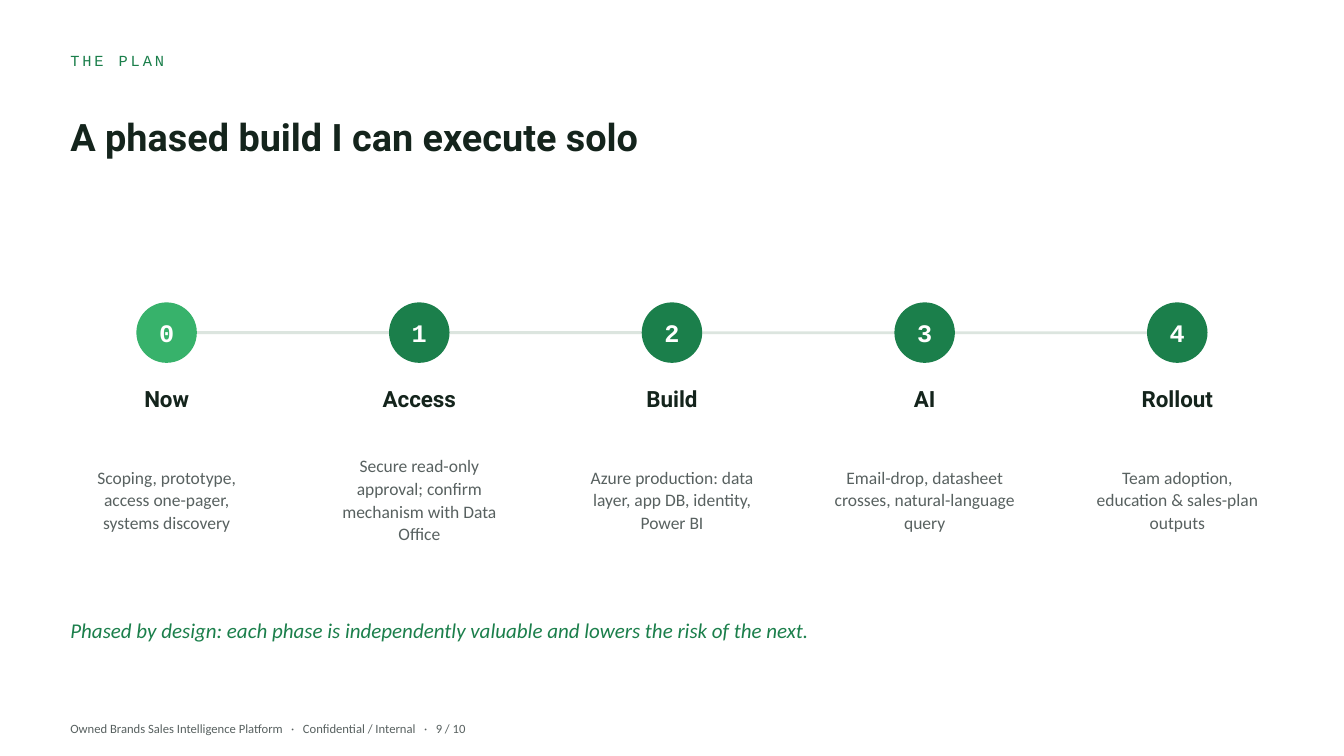
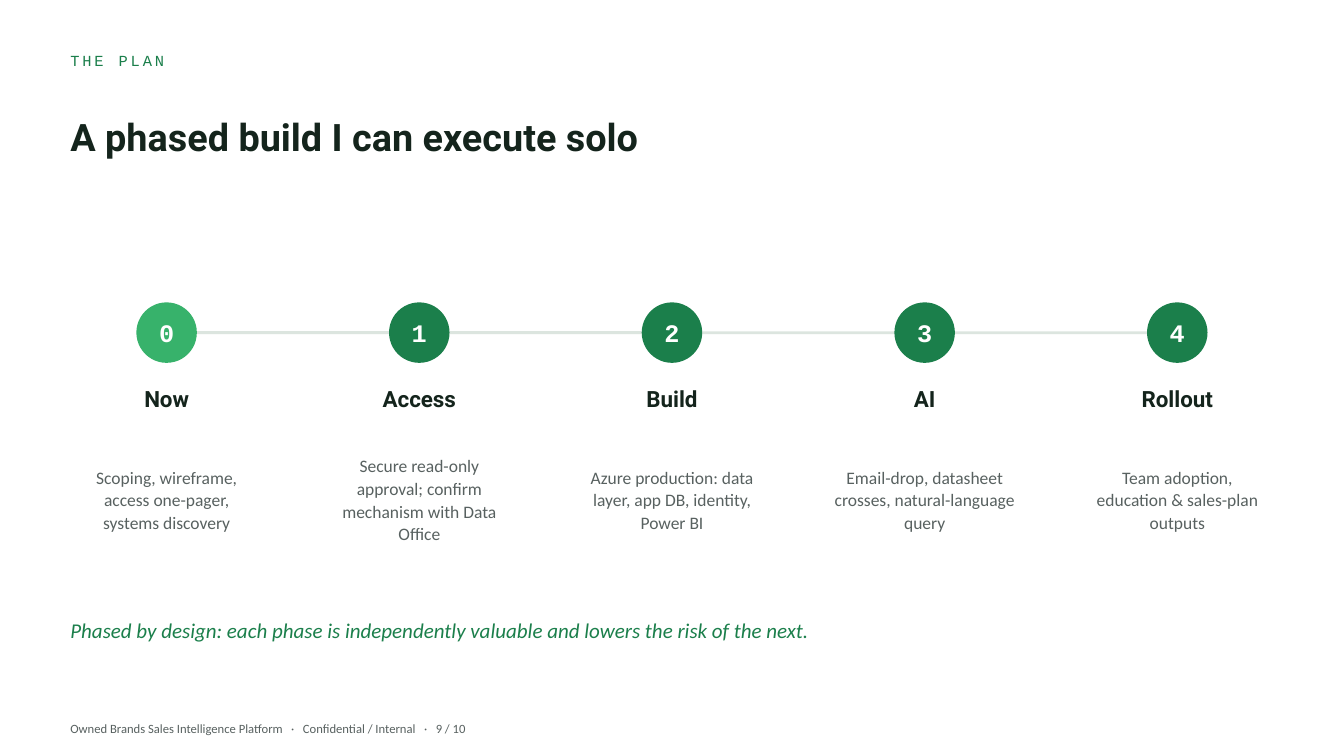
Before and after one commit to JGAVEN/OB_Dataverse, a slide deck: slide 9 of Board pitch/Owned_Brands_Board_Deck.pptx. Drawn at 1344x756 pixels with LibreOffice and Linux fonts; fonts in the diff are those of the drawing. Boxes give left, top, right and bottom in pixels: in the first picture for what was removed or moved away, otherwise in the second. Text is boxed around its words. In the diff, an @@ line names an element or a change of style, - is before the commit and + after.

```diff
--- a/Board pitch/Owned_Brands_Board_Deck.pptx
+++ b/Board pitch/Owned_Brands_Board_Deck.pptx
@@ text at [96,472,237,532]: text changed @@
-Scoping, prototype, access one-pager, systems discovery
+Scoping, wireframe, access one-pager, systems discovery
```
Also in this commit, not shown: 6 other slides changed, 3 other files.
